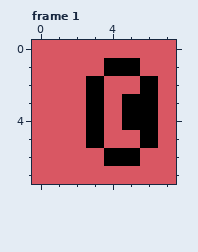
A pixel-art file gets an edit: assets/boss_1_eye.aseprite. This is how it looked before the edit.
8x8 pixels, 2 frames. Shown: frame 1. The commit also changed other frames, which this record leaves out.
New version:
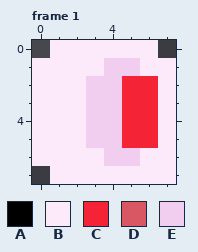
Palette (. is transparent): A #000000  B #fceafb  C #f42335  D #d95763  E #f1cef0
From old to new:
Changed rows in their new state; - is an unchanged pixel.
Frame 1:
first column x 0:
0 .BBBBBB.
1 BBBBEEBB
2 BBBEECCB
3 BBBEECCB
4 BBBEECCB
5 BBBEECCB
6 BBBBEEBB
7 .BBBBBBB
